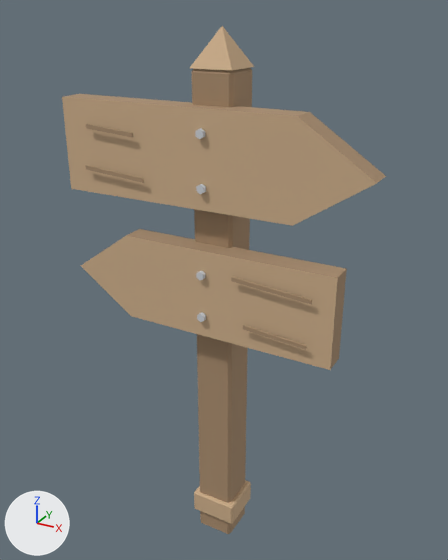
One commit to the glTF model assets/export/prop_signpost.glb: the scene before it, then after it.
The view is the same before and after, from a camera (50 mm lens) standing at (0.571, -1.01, 1.164) and looking at (-0.004, 0.035, 0.642). Every picture has the same lights, and +X, +Y and +Z are marked at lower left. The older version comes first.

In view in the first picture: 'prop_signpost'.
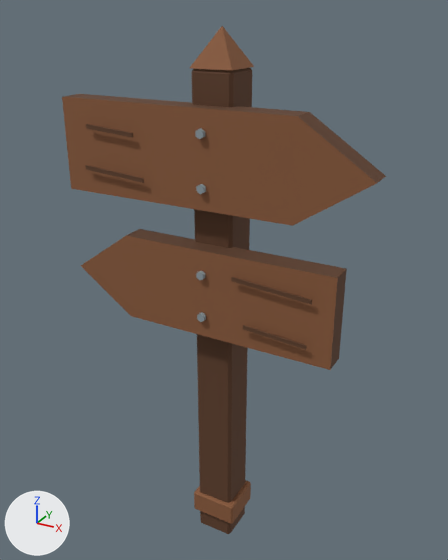
Boxes [x1, y1, x2, y2] around the edits, measured in the pictures (448 x 560 px):
'prop_signpost', recoloured (beige to brown): [62, 26, 386, 534] in both

The change, as a diff of the scene's bpy script:
```diff
--- a/assets/export/prop_signpost.glb.py
+++ b/assets/export/prop_signpost.glb.py
@@ mat_wood_dark @@
 mat_wood_dark = principled_material('wood_dark')
-mat_wood_dark.base_color = (0.4, 0.267, 0.157)  # beige #aa8d6e
+mat_wood_dark.base_color = (0.112, 0.0467, 0.0203)  # brown #5e3d27
 mat_wood_dark.roughness = 0.85
@@ mat_wood @@
 mat_wood = principled_material('wood')
-mat_wood.base_color = (0.62, 0.431, 0.259)  # beige #ceaf8b
+mat_wood.base_color = (0.254, 0.102, 0.0423)  # brown #8a5a3a
 mat_wood.roughness = 0.85
```
